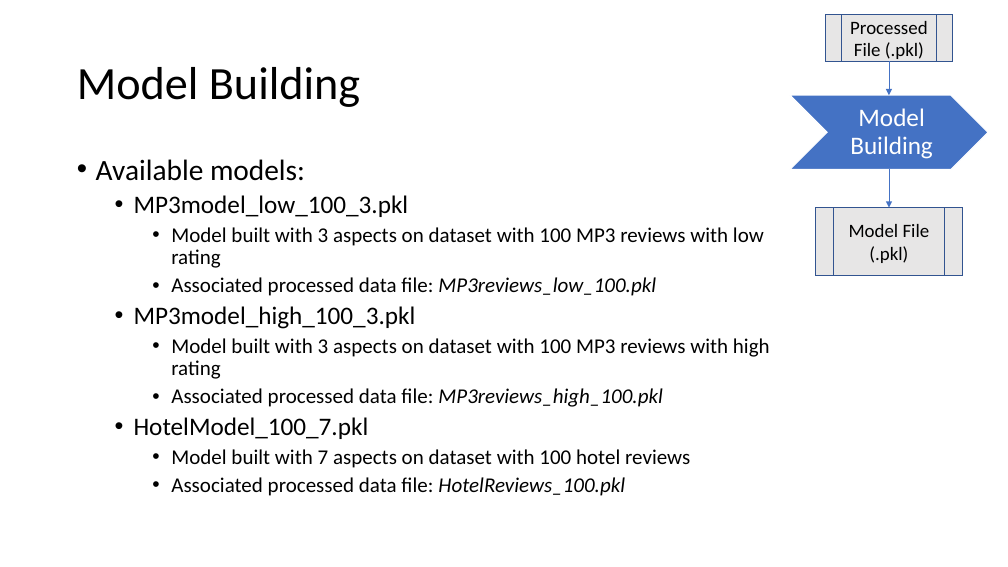
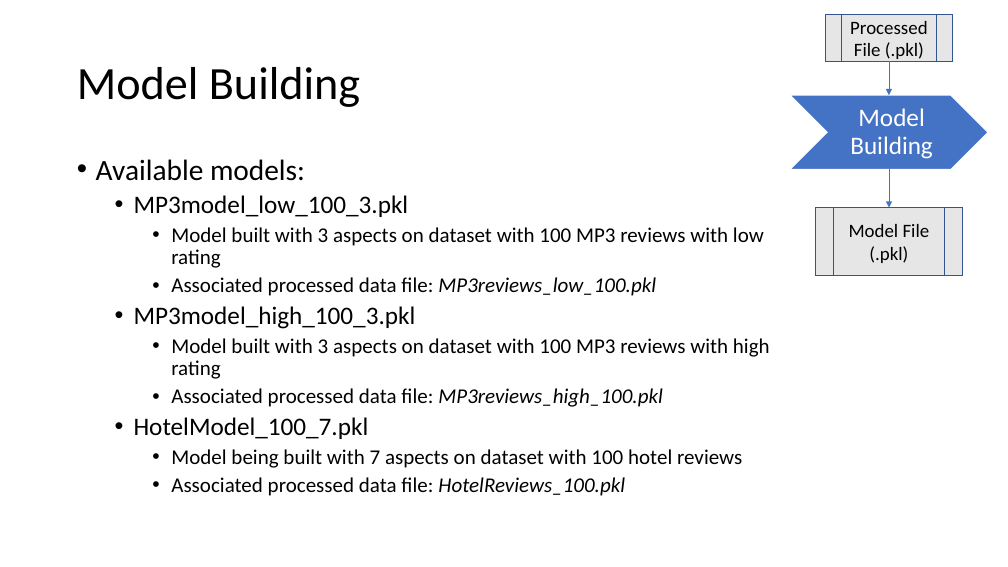
Before and after one commit to seuaciuc/CourseProject, a slide deck: slide 9 of CS410_Fall2020_CourseProject_Tutorial.pptx. Drawn at 1008x567 pixels with LibreOffice and Linux fonts; fonts in the diff are those of the drawing. Boxes give left, top, right and bottom in pixels: in the first picture for what was removed or moved away, otherwise in the second. Text is boxed around its words. In the diff, an @@ line names an element or a change of style, - is before the commit and + after.

```diff
--- a/CS410_Fall2020_CourseProject_Tutorial.pptx
+++ b/CS410_Fall2020_CourseProject_Tutorial.pptx
@@ text at (171,449,742,468): text changed @@
-    • Model built with 7 aspects on dataset with 100 hotel reviews
+    • Model being built with 7 aspects on dataset with 100 hotel reviews
```
Also in this commit, not shown: 1 other slide changed, 5 slides added.
